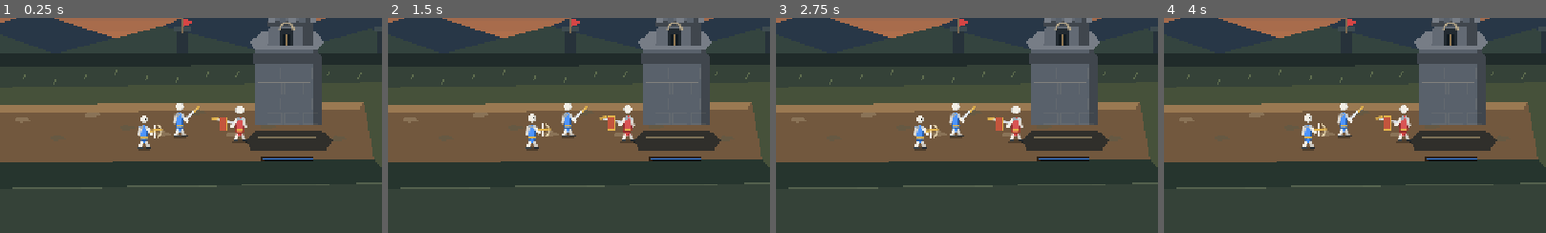
Above: before the commit, frames 1-4 (left to right).
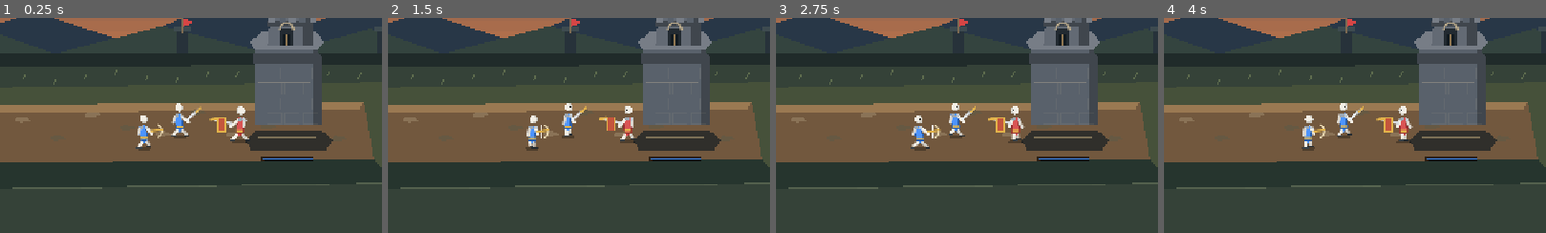
Above: after the commit, the same moments.

Repository: Abolfazlsoltan/Game2
Game: Godot game, scene res://scenes/main.tscn
Two runs of this game, one before a commit and one after it. Both use one fixed random seed, a clock stepped at 60 frames per second and the inputs below.
Inputs (mouse positions are % of the whole screen's width and height, from its top left):
- Up to frame 1 (0.25 s): no input
- Up to frame 2 (1.5 s): tap Enter at 0.5 s; move the mouse to (72, 45) at 0.52 s; hold D 0.53-1.25 s; tap J at 0.6 s; click (72, 45) at 0.67 s; tap Space at 0.77 s; drag from (30, 55) to (45, 70) at 1.27 s
- Up to frame 3 (2.75 s): move the mouse to (60, 28) at 2.02 s; hold D from 2.03 s (still down); tap 2 at 2.1 s
- Up to frame 4 (4 s): release D at 2.75 s; drag from (45, 70) to (20, 35) at 2.77 s; move the mouse to (80, 65) at 3.52 s; hold A from 3.53 s (still down); tap 4 at 3.6 s; tap Space at 3.77 s
The pictures show only the part of the screen within x 44-94%, y 48-98%; the shares and areas given below are measured in that part.

The runs differ from the first frame. In frame 1, 0.9% of the frame differs, in the area x 35-66%, y 39-61%; in frame 2, 0.9%; in frame 3, 0.9%; in frame 4, 0.9%.

Commit message:
Finish Persian help screen and animate mining tool

Diff:
--- a/scripts/game.gd
+++ b/scripts/game.gd
@@ -1488,7 +1488,7 @@
 	draw_circle(head, 6.8 * sc, skin.darkened(0.16))
 	draw_circle(head + Vector2(-facing * 1.0 * sc, -0.8 * sc), 5.7 * sc, skin)
 	draw_circle(head + Vector2(facing * 2.2 * sc, -0.5 * sc), 1.0 * sc, Color("#1c1a17"))
-	_draw_weapon(kind, arm_f, facing, sc, walk, float(u["block"]))
+	_draw_weapon(kind, arm_f, facing, sc, float(u["anim"]) if kind == "MINER" else walk, float(u["block"]))
 	if dead <= 0.0 and (float(u["hp"]) < float(u["max_hp"]) or int(u["id"]) == selected_id):
 		var ratio := clampf(float(u["hp"]) / float(u["max_hp"]), 0.0, 1.0)
 		draw_rect(Rect2(x - 16, y - 66.0 * sc, 32, 3.5), Color(0, 0, 0, 0.55))
@@ -1496,11 +1496,19 @@
 	if kind == "MINER" and float(u["bag"]) > 2.0 and dead <= 0.0:
 		_text(str(int(u["bag"])), Vector2(x - 8, y - 78.0 * sc), 11, GOLD)
 
-func _draw_weapon(kind: String, hand: Vector2, facing: float, sc: float, _walk: float, block: float) -> void:
+func _draw_weapon(kind: String, hand: Vector2, facing: float, sc: float, anim_phase: float, block: float) -> void:
 	var dir := facing
 	if kind == "MINER":
-		draw_line(hand, hand + Vector2(dir * 16.0 * sc, -14.0 * sc), Color("#8a6a45"), 3.0 * sc, true)
-		draw_line(hand + Vector2(dir * 10.0 * sc, -8.0 * sc), hand + Vector2(dir * 22.0 * sc, -2.0 * sc), Color("#d9dde3"), 3.0 * sc, true)
+		var swing := sin(anim_phase) * 0.7
+		var tool_tip := hand + Vector2(dir * (15.0 + swing * 4.0) * sc, (-12.0 - absf(swing) * 8.0) * sc)
+		draw_line(hand, tool_tip, Color("#5c3d29"), 3.5 * sc, true)
+		draw_line(hand + Vector2(dir * 2.0 * sc, 1.0 * sc), tool_tip, Color("#a67b4e"), 1.2 * sc, true)
+		draw_colored_polygon(PackedVector2Array([
+			tool_tip + Vector2(-2.0 * sc, -3.0 * sc), tool_tip + Vector2(4.0 * sc, -5.0 * sc),
+			tool_tip + Vector2(10.0 * sc, -2.0 * sc), tool_tip + Vector2(7.0 * sc, 2.0 * sc),
+			tool_tip + Vector2(1.0 * sc, 1.0 * sc)
+		]), Color("#aeb7c0"))
+		draw_line(tool_tip + Vector2(1.0 * sc, -2.0 * sc), tool_tip + Vector2(8.0 * sc, -3.0 * sc), Color("#edf2f5"), 1.0 * sc, true)
 	elif kind == "ARCHER":
 		draw_arc(hand + Vector2(dir * 8.0 * sc, 0), 11.0 * sc, -1.2, 1.2, 10, Color("#e8d7b0"), 1.8 * sc, true)
 		draw_line(hand + Vector2(dir * 8.0 * sc, -11.0 * sc), hand + Vector2(dir * 8.0 * sc, 11.0 * sc), Color("#f4efe4"), 1.0)
@@ -1643,9 +1651,9 @@
 	_draw_sky()
 	_draw_ground()
 	_draw_statue(1040, 1.0, true)
-	_draw_stick({"id": -10, "side": 0, "kind": "SWORD", "x": 860, "y": 540, "hp": 10, "max_hp": 10, "anim": tick * 7.0, "facing": 1.0, "dead": 0.0, "flash": 0.0, "block": 0.0, "bag": 0.0, "slot": 0.0})
-	_draw_stick({"id": -11, "side": 0, "kind": "ARCHER", "x": 800, "y": 560, "hp": 10, "max_hp": 10, "anim": tick * 7.0 + 1.0, "facing": 1.0, "dead": 0.0, "flash": 0.0, "block": 0.0, "bag": 0.0, "slot": 0.0})
-	_draw_stick({"id": -12, "side": 1, "kind": "SPEAR", "x": 960, "y": 548, "hp": 10, "max_hp": 10, "anim": tick * 6.0, "facing": -1.0, "dead": 0.0, "flash": 0.0, "block": 0.4, "bag": 0.0, "slot": 0.0})
+	_draw_stick({"id": -10, "side": 0, "kind": "SWORD", "x": 860, "y": 540, "hp": 10, "max_hp": 10, "anim": tick * 7.0, "facing": 1.0, "dead": 0.0, "flash": 0.0, "block": 0.0, "bag": 0.0, "slot": 0.0, "moving": true})
+	_draw_stick({"id": -11, "side": 0, "kind": "ARCHER", "x": 800, "y": 560, "hp": 10, "max_hp": 10, "anim": tick * 7.0 + 1.0, "facing": 1.0, "dead": 0.0, "flash": 0.0, "block": 0.0, "bag": 0.0, "slot": 0.0, "moving": true})
+	_draw_stick({"id": -12, "side": 1, "kind": "SPEAR", "x": 960, "y": 548, "hp": 10, "max_hp": 10, "anim": tick * 6.0, "facing": -1.0, "dead": 0.0, "flash": 0.0, "block": 0.4, "bag": 0.0, "slot": 0.0, "moving": true})
 	_text("جنگاوران کوچک", Vector2(78, 120), 18, GOLD)
 	_text("لشکر کوچک", Vector2(76, 188), 50, BONE)
 	_text("منابع جمع کن، نیروها را مدیریت کن و مراحل را پیش ببر.", Vector2(80, 230), 16, MUTED)
@@ -1681,23 +1689,22 @@
 
 func _draw_help() -> void:
 	draw_rect(Rect2(0, 0, W, H), Color("#121820"))
-	_text("HOW TO COMMAND", Vector2(78, 78), 32, GOLD)
+	_text("راهنمای بازی", Vector2(78, 78), 32, GOLD)
 	var lines := [
-		"Miners walk to the center vein, fill a sack, and carry gold home.",
-		"Train troops along the bottom. Population is capped for the battle.",
-		"ATTACK sends the army at their statue. Miners keep working.",
-		"DEFEND holds your half of the field and fights anything that arrives.",
-		"GARRISON pulls everyone back, miners included.",
-		"Tap a soldier to take control. The left stick moves them. WASD works too.",
-		"The right button is their skill. Controlled soldiers hit harder.",
-		"Sword leaps. Archer fires a heavy shot. Spear raises a shield.",
-		"Mage bursts a group. Giant slams the ground. Hold the button on a miner to dig faster.",
-		"Keys: 1-6 train, F attack, G defend, H garrison, J or Space for the skill.",
-		"If your statue falls, the battle is lost. Theirs falls, you win.",
+		"معدن‌چی به معدن می‌رود، طلا جمع می‌کند و آن را به پایگاه می‌آورد.",
+		"از نوار پایین برای آموزش نیروها استفاده کن؛ جمعیت محدود است.",
+		"دستورهای ارتش را از بالای صفحه انتخاب کن و وضعیت میدان را زیر نظر بگیر.",
+		"برای کنترل مستقیم، روی یکی از نیروهای خودت ضربه بزن.",
+		"جوی‌استیک سمت چپ برای حرکت است؛ در رایانه می‌توانی از کلیدهای WASD استفاده کنی.",
+		"دکمهٔ سمت راست، مهارت ویژهٔ نیروی انتخاب‌شده را فعال می‌کند.",
+		"هر نوع نیرو ویژگی‌های متفاوتی دارد؛ ترکیب مناسب را با توجه به مرحله انتخاب کن.",
+		"با جمع‌آوری طلا و مدیریت زمان آموزش، گروهت را تقویت کن.",
+		"اگر قلعهٔ تو از بین برود، مرحله را می‌بازی؛ هدف هر مرحله را بررسی کن.",
+		"برای مکث یا ادامهٔ بازی از دکمهٔ بالای سمت چپ استفاده کن.",
 	]
 	for i in lines.size():
 		_text(lines[i], Vector2(82, 130 + i * 42), 16, BONE)
-	_button(Rect2(78, 640, 240, 52), "BACK", MUTED, true)
+	_button(Rect2(78, 640, 240, 52), "بازگشت", MUTED, true)
 
 func _draw_result() -> void:
 	var won := ending == ""
